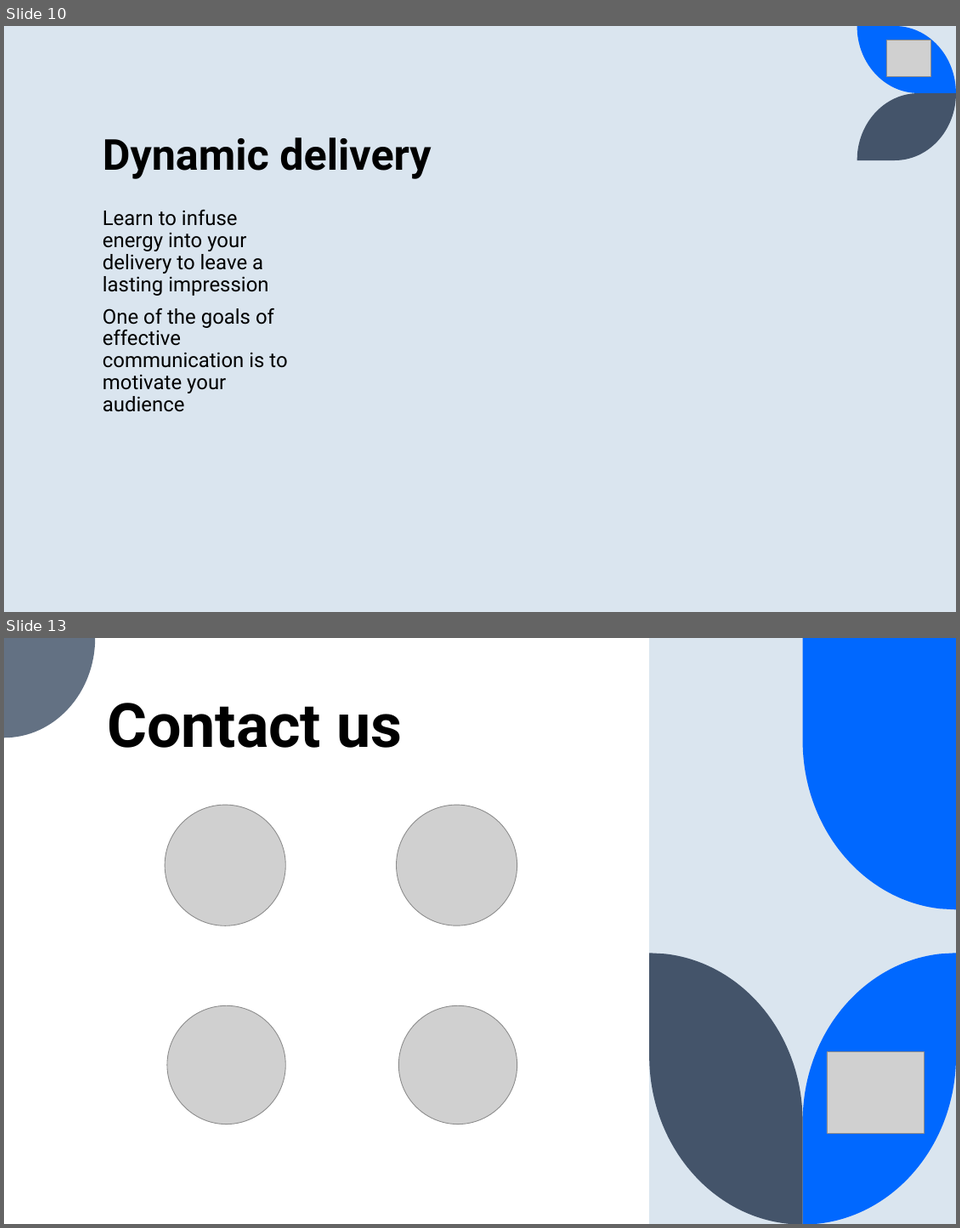
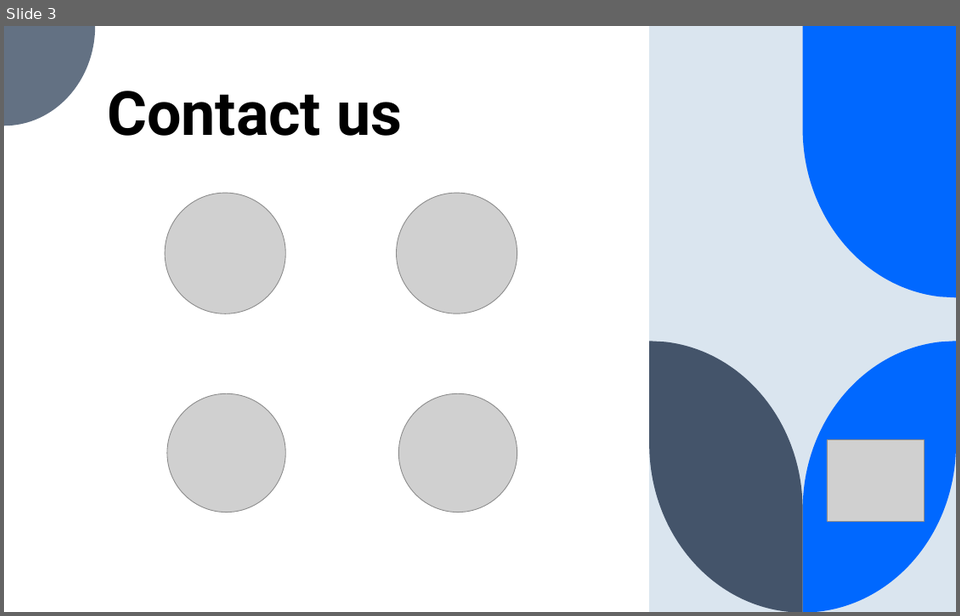
Before and after one commit to qossayrida/kakush, a slide deck: PID_Course/PID.pptx. Shown one above the other, each under a label of ours: slides 10 and 13 before the commit, slide 3 after it; the slides between them are not shown. The pictures are 960x1228 and 960x616 pixels, drawn with LibreOffice and Linux fonts; fonts in the diff are those of the drawing; grey boxes stand for pictures. Boxes give left, top, right and bottom in pixels: in the first picture for what was removed or moved away, otherwise in the second. Text is boxed around its words. In the diff, an @@ line names an element or a change of style, - is before the commit and + after.

```diff
--- a/PID_Course/PID.pptx
+++ b/PID_Course/PID.pptx
@@ slide 10 removed at (x1=4, y1=26, x2=956, y2=612), background #DAE5EF @@
@@ freeform shape removed at (x1=857, y1=26, x2=956, y2=93) @@
@@ picture removed at (x1=887, y1=40, x2=931, y2=76) @@
@@ freeform shape removed at (x1=857, y1=93, x2=956, y2=161) @@
@@ title removed at (x1=103, y1=137, x2=431, y2=179) @@
-Dynamic delivery
@@ text removed at (x1=103, y1=209, x2=287, y2=412) @@
-Learn to infuse energy into your delivery to leave a lasting impression
-One of the goals of effective communication is to motivate your audience
@@ what was slide 13 is now slide 3 @@
```
Also in this commit, not shown: 1 slide changed, 1 slide added, 10 other slides removed.
